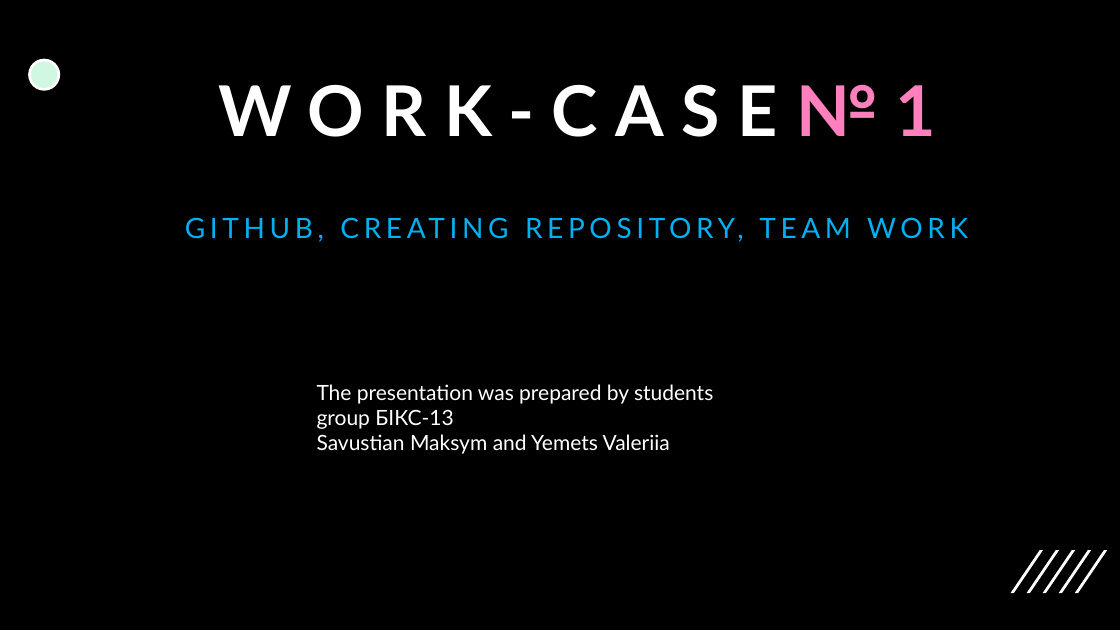
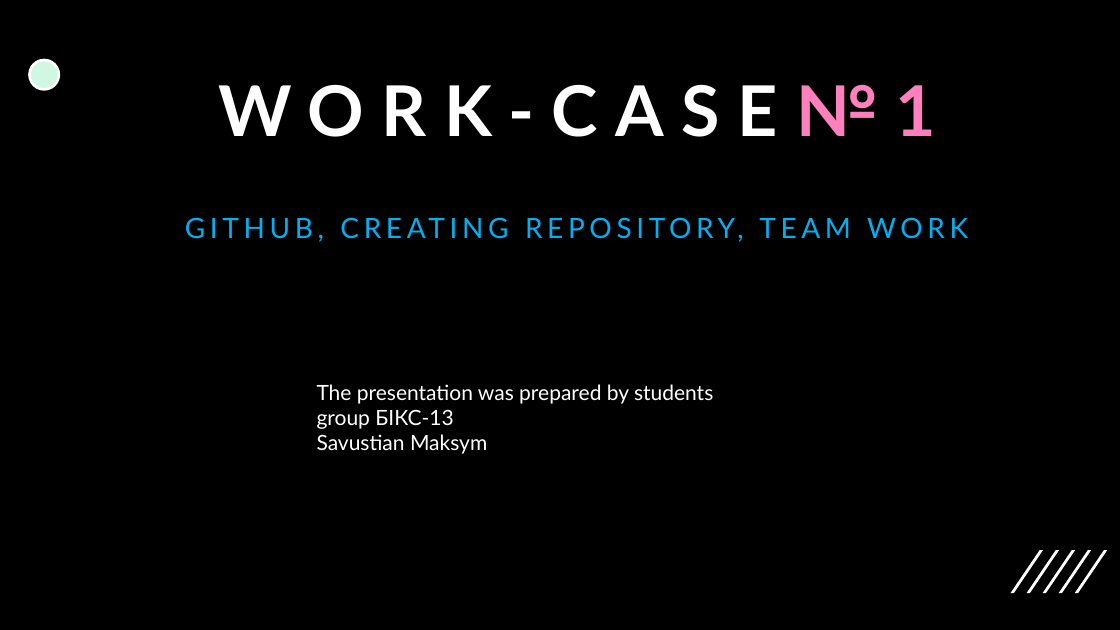
Before and after one commit to Maxus1012/chipichapa, a slide deck: slide 1 of Work-case№1.pptx. Drawn at 1120x630 pixels with LibreOffice and Linux fonts; fonts in the diff are those of the drawing. Boxes give left, top, right and bottom in pixels: in the first picture for what was removed or moved away, otherwise in the second. Text is boxed around its words. In the diff, an @@ line names an element or a change of style, - is before the commit and + after.

```diff
--- a/Work-case№1.pptx
+++ b/Work-case№1.pptx
@@ text at [317,434,487,454]: text changed @@
-Savustian Maksym and Yemets Valeriia
+Savustian Maksym
```
Also in this commit, not shown: 1 slide removed.
